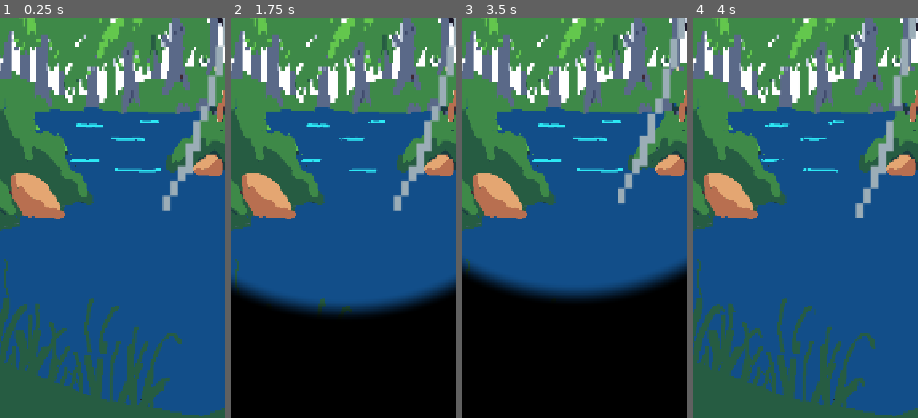
Above: before the commit, frames 1-4 (left to right).
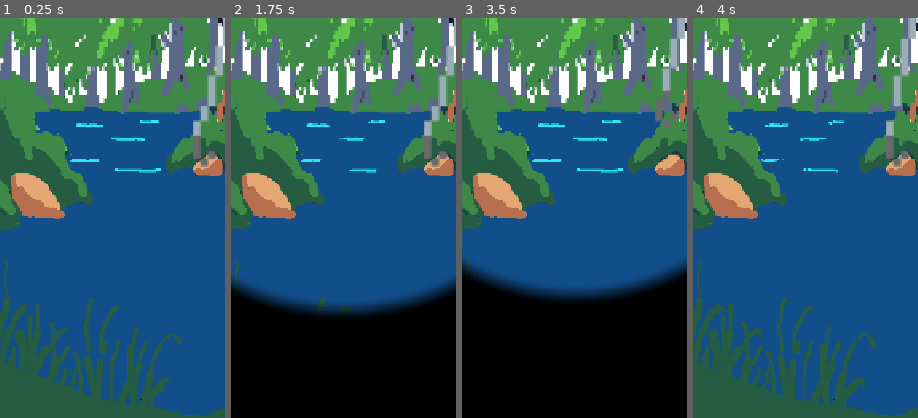
Above: after the commit, the same moments.

Repository: seekermarcel/tacklefish-mvp
Game: Godot game, scene res://scenes/fishing/fishing.tscn
Same seed, same stepped clock (60 frames per second), same inputs: the game is played once before the commit and once after it. This scene is started directly instead of the project's main scene.
Inputs (mouse positions are % of the whole screen's width and height, from its top left):
- Up to frame 1 (0.25 s): no input
- Up to frame 2 (1.75 s): click (13, 95) at 0.5 s; click (87, 95) at 1.25 s
- Up to frame 3 (3.5 s): click (50, 6) at 2.02 s; type "12" at 2.1 s; click "Back" at 2.75 s
- Up to frame 4 (4 s): click (13, 95) at 3.5 s
The pictures show only the part of the screen within x 25-75%, y 45-95%; the shares and areas given below are measured in that part.

The runs differ from the first frame. In frame 1, 1.1% of the frame differs, in the area x 72-97%, y 29-49%; in frame 2, 1.1%; in frame 3, 1.4%, in the area x 69-96%, y 18-47%; in frame 4, 1.1%.

Commit message:
added fishing animation

Diff:
--- a/frontend/resources/sprites/environment/fishing_rod.tres
+++ b/frontend/resources/sprites/environment/fishing_rod.tres
@@ -2,6 +2,7 @@
 
 [ext_resource type="Texture2D" uid="uid://c0e3rmm2peq7f" path="res://resources/sprites/environment/fishing_rod_idle_sheet.png" id="1"]
 [ext_resource type="Texture2D" uid="uid://b38mupnmw8md1" path="res://resources/sprites/environment/fishing_rod_throw_sheet.png" id="2"]
+[ext_resource type="Texture2D" path="res://resources/sprites/environment/fishing_rod_waiting_sheet.png" id="3"]
 
 [sub_resource type="AtlasTexture" id="i0"]
 atlas = ExtResource("1")
@@ -59,6 +60,18 @@
 atlas = ExtResource("2")
 region = Rect2(1280, 0, 128, 128)
 
+[sub_resource type="AtlasTexture" id="w0"]
+atlas = ExtResource("3")
+region = Rect2(0, 0, 128, 128)
+
+[sub_resource type="AtlasTexture" id="w1"]
+atlas = ExtResource("3")
+region = Rect2(128, 0, 128, 128)
+
+[sub_resource type="AtlasTexture" id="w2"]
+atlas = ExtResource("3")
+region = Rect2(256, 0, 128, 128)
+
 [resource]
 animations = [{
 "frames": [{
@@ -112,4 +125,18 @@
 "loop": false,
 "name": &"throw",
 "speed": 11.0
+}, {
+"frames": [{
+"duration": 1.0,
+"texture": SubResource("w0")
+}, {
+"duration": 1.0,
+"texture": SubResource("w1")
+}, {
+"duration": 1.0,
+"texture": SubResource("w2")
+}],
+"loop": true,
+"name": &"waiting",
+"speed": 4.0
 }]
--- a/frontend/scripts/fishing/fishing.gd
+++ b/frontend/scripts/fishing/fishing.gd
@@ -88,6 +88,7 @@
 	minigame_overlay.visible = false
 	bobber.visible = false
 	bobber.stop()
+	fishing_rod.play("idle")
 	status_label.text = "Tap anywhere to cast!"
 
 func _start_casting() -> void:
@@ -100,11 +101,14 @@
 func _lock_cast() -> void:
 	cast_power = cast_position
 	fishing_rod.play("throw")
-	fishing_rod.animation_finished.connect(_on_rod_throw_finished, CONNECT_ONE_SHOT)
+	fishing_rod.animation_finished.connect(_on_rod_throw_finished)
 	_start_waiting()
 
 func _on_rod_throw_finished() -> void:
-	fishing_rod.play("idle")
+	if fishing_rod.animation != &"throw":
+		return
+	fishing_rod.animation_finished.disconnect(_on_rod_throw_finished)
+	fishing_rod.play("waiting")
 	bobber.visible = true
 	bobber.play("idle")
 
@@ -146,6 +150,7 @@
 		bite_label.visible = false
 		bobber.visible = false
 		bobber.stop()
+		fishing_rod.play("idle")
 		status_label.text = "Too slow! Fish escaped!"
 		await get_tree().create_timer(1.5).timeout
 		_show_idle()
@@ -168,12 +173,14 @@
 	minigame_overlay.visible = false
 	bobber.visible = false
 	bobber.stop()
+	fishing_rod.play("idle")
 	_on_catch()
 
 func _on_fish_escaped() -> void:
 	minigame_overlay.visible = false
 	bobber.visible = false
 	bobber.stop()
+	fishing_rod.play("idle")
 	status_label.text = "Fish escaped!"
 	await get_tree().create_timer(1.5).timeout
 	_show_idle()
Binary file changed: frontend/resources/sprites/environment/fishing_rod_idle_sheet.png
Binary file added: frontend/resources/sprites/environment/fishing_rod_waiting_sheet.png
Not shown, added: frontend/resources/sprites/environment/fishing_rod_waiting_sheet.png.import
